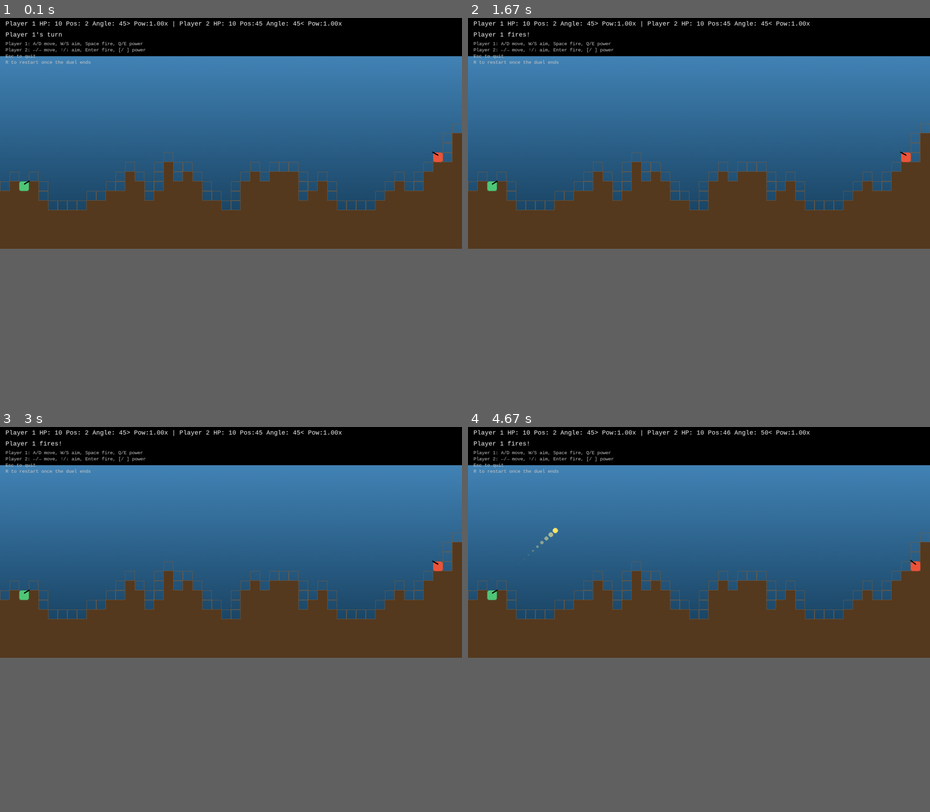
Above: before the commit, frames 1-4 (two rows, left to right).
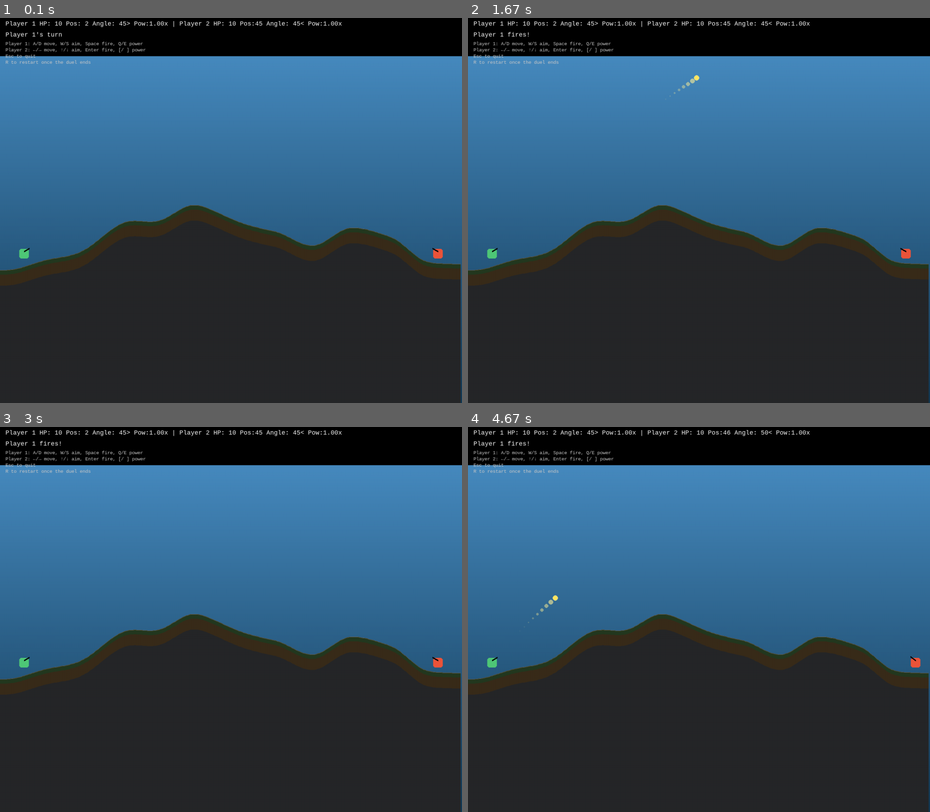
Above: after the commit, the same moments.

Repository: CKone/tanx-game
Game: pygame game, started from main.py
Two runs of this game, one before a commit and one after it. Both use one fixed random seed, a clock stepped at 60 frames per second and the inputs below.
Inputs:
- Up to frame 1 (0.1 s): no input
- Up to frame 2 (1.67 s): tap Space at 0.33 s
- Up to frame 3 (3 s): no input
- Up to frame 4 (4.67 s): hold Up 3.73-4.2 s; tap Space at 3.8, 4.1, 4.3, 4.6 s; tap E at 3.88 s; hold Right from 4.23 s (still down); tap  at 4.38 s
In our replay, the window is 899x455 before the commit and 899x755 after it. These sizes can differ from the game's own. Grey fills any space a smaller window leaves; there, only what the larger window draws over its background counts as a difference.

The runs differ from the first frame. In frame 1, 31% of the frame differs, in the area x 0-100%, y 27-100%; in frame 2, 31%, in the area x 0-100%, y 14-100%; in frame 3, 31%; in frame 4, 31%.

Commit message:
Adding smoother terrain

Diff:
--- a/tanx_game/game.py
+++ b/tanx_game/game.py
@@ -136,7 +136,7 @@
     def apply_shot_effects(self, result: ShotResult) -> None:
         impact_x, impact_y = result.impact_x, result.impact_y
         if impact_x is not None and impact_y is not None and result.hit_tank is None:
-            self.world.carve_square(impact_x, impact_y, self.crater_size)
+            self.world.carve_circle(impact_x, impact_y, self.explosion_radius)
         fatal_tank: Optional[Tank] = None
         if result.hit_tank:
             tank = result.hit_tank
--- a/tanx_game/pygame_game.py
+++ b/tanx_game/pygame_game.py
@@ -9,6 +9,7 @@
 
 try:
     import pygame
+    import pygame.gfxdraw
 except ImportError as exc:  # pragma: no cover - depends on runtime environment
     raise RuntimeError(
         "The pygame package is required to run the graphical version of Tanx."
@@ -592,6 +593,22 @@
             particle.vy += self.particle_gravity * dt
             particle.x += particle.vx * dt
             particle.y += particle.vy * dt
+            if -2 <= particle.x <= self.logic.world.width + 2:
+                surface = self.logic.world.ground_height(particle.x)
+                if surface is not None and particle.y >= surface - 0.05:
+                    gradient = 0.0
+                    left = self.logic.world.ground_height(particle.x - 0.25)
+                    right = self.logic.world.ground_height(particle.x + 0.25)
+                    if left is not None and right is not None:
+                        gradient = (right - left) * 0.3
+                    particle.y = surface - 0.05
+                    if particle.vy > 0:
+                        particle.vy = -particle.vy * 0.25
+                    particle.vx = (particle.vx + gradient) * 0.65
+                    if abs(particle.vx) < 0.04:
+                        particle.vx = 0.0
+                    if abs(particle.vy) < 0.04:
+                        particle.vy = 0.0
             alive.append(particle)
         self.particles = alive
 
@@ -607,6 +624,22 @@
             chunk.x += chunk.vx * dt
             chunk.y += chunk.vy * dt
             chunk.angle += chunk.angular_velocity * dt
+            if -4 <= chunk.x <= self.logic.world.width + 4:
+                surface = self.logic.world.ground_height(chunk.x)
+                if surface is not None and chunk.y >= surface - 0.1:
+                    gradient = 0.0
+                    left = self.logic.world.ground_height(chunk.x - 0.4)
+                    right = self.logic.world.ground_height(chunk.x + 0.4)
+                    if left is not None and right is not None:
+                        gradient = (right - left) * 0.4
+                    chunk.y = surface - 0.1
+                    if chunk.vy > 0:
+                        chunk.vy = -chunk.vy * 0.35
+                    chunk.vx = (chunk.vx + gradient) * 0.8
+                    if abs(chunk.vx) < 0.05:
+                        chunk.vx = 0.0
+                    if abs(chunk.vy) < 0.05:
+                        chunk.vy = 0.0
             alive.append(chunk)
         self.debris = alive
 
@@ -625,25 +658,83 @@
             pygame.draw.line(self.screen, color, (0, y), (width, y))
 
     def _draw_world(self) -> None:
+        world = self.logic.world
+        detail = world.detail
         offset_y = self.ui_height
-        for y, row in enumerate(self.logic.world.grid):
-            for x, solid in enumerate(row):
-                if solid:
-                    rect = pygame.Rect(
-                        x * self.cell_size,
-                        y * self.cell_size + offset_y,
-                        self.cell_size,
-                        self.cell_size,
-                    )
-                    pygame.draw.rect(self.screen, self.ground_color, rect)
-                elif self._neighboring_solid(x, y):
-                    rim_rect = pygame.Rect(
-                        x * self.cell_size,
-                        y * self.cell_size + offset_y,
-                        self.cell_size,
-                        self.cell_size,
-                    )
-                    pygame.draw.rect(self.screen, self.crater_rim_color, rim_rect, width=1)
+        bottom = world.height * self.cell_size + offset_y
+
+        surface_points: List[tuple[int, int]] = []
+        for hx in range(world.grid_width):
+            x_world = hx / detail
+            height = world.height_map[hx]
+            x_pix = int(round(x_world * self.cell_size))
+            y_pix = int(round(height * self.cell_size + offset_y))
+            surface_points.append((x_pix, y_pix))
+
+        if not surface_points:
+            return
+
+        light = pygame.math.Vector2(-0.35, -1.0)
+        if light.length_squared() > 0:
+            light = light.normalize()
+        rock_color = pygame.Color(110, 112, 118)
+        soil_color = pygame.Color(165, 126, 76)
+        grass_color = pygame.Color(104, 164, 92)
+        grass_thickness_px = int(self.cell_size * 0.45)
+        soil_thickness_px = int(self.cell_size * 1.6)
+
+        def shade(col: pygame.Color, factor: float) -> Tuple[int, int, int]:
+            return (
+                min(255, max(0, int(col.r * factor))),
+                min(255, max(0, int(col.g * factor))),
+                min(255, max(0, int(col.b * factor))),
+            )
+
+        for idx in range(len(surface_points) - 1):
+            x0, y0 = surface_points[idx]
+            x1, y1 = surface_points[idx + 1]
+            if x0 == x1:
+                continue
+            h0 = world.height_map[idx]
+            h1 = world.height_map[min(idx + 1, len(world.height_map) - 1)]
+            dx = (1.0 / detail)
+            dy = h1 - h0
+            tangent = pygame.math.Vector2(dx, dy)
+            if tangent.length_squared() == 0:
+                tangent = pygame.math.Vector2(0.0, 1.0)
+            normal = pygame.math.Vector2(-tangent.y, tangent.x)
+            if normal.length_squared() == 0:
+                normal = pygame.math.Vector2(0.0, 1.0)
+            normal = normal.normalize()
+            shade_factor = 0.35 + 0.65 * max(0.0, normal.dot(light))
+
+            rock_poly = [(x0, y0), (x1, y1), (x1, bottom), (x0, bottom)]
+            rock_col = shade(rock_color, shade_factor)
+            pygame.gfxdraw.filled_polygon(self.screen, rock_poly, rock_col)
+            pygame.gfxdraw.aapolygon(self.screen, rock_poly, rock_col)
+
+            soil_col = shade(soil_color, shade_factor)
+            soil_poly = [
+                (x0, y0),
+                (x1, y1),
+                (x1, min(bottom, y1 + soil_thickness_px)),
+                (x0, min(bottom, y0 + soil_thickness_px)),
+            ]
+            pygame.gfxdraw.filled_polygon(self.screen, soil_poly, soil_col)
+            pygame.gfxdraw.aapolygon(self.screen, soil_poly, soil_col)
+
+            grass_col = shade(grass_color, shade_factor)
+            grass_poly = [
+                (x0, y0),
+                (x1, y1),
+                (x1, min(bottom, y1 + grass_thickness_px)),
+                (x0, min(bottom, y0 + grass_thickness_px)),
+            ]
+            pygame.gfxdraw.filled_polygon(self.screen, grass_poly, grass_col)
+            pygame.gfxdraw.aapolygon(self.screen, grass_poly, grass_col)
+
+        # Draw iso-line for the terrain surface.
+        pygame.draw.aalines(self.screen, self.crater_rim_color, False, surface_points, blend=1)
 
     def _draw_tanks(self) -> None:
         offset_y = self.ui_height
@@ -757,15 +848,6 @@
             screen_x = x * self.cell_size - radius
             screen_y = y * self.cell_size + offset_y - radius
             self.screen.blit(overlay, (screen_x, screen_y))
-
-    def _neighboring_solid(self, x: int, y: int) -> bool:
-        for dx, dy in ((-1, 0), (1, 0), (0, -1), (0, 1)):
-            nx = x + dx
-            ny = y + dy
-            if 0 <= nx < self.logic.world.width and 0 <= ny < self.logic.world.height:
-                if self.logic.world.grid[ny][nx]:
-                    return True
-        return False
 
     def _draw_ui(self) -> None:
         tank_panel = " | ".join(tank.info_line() for tank in self.logic.tanks)
--- a/tanx_game/world.py
+++ b/tanx_game/world.py
@@ -1,9 +1,10 @@
-"""Procedural world generation and terrain handling for the Tanx game."""
+"""Procedural terrain representation using a high-resolution signed-distance field."""
 
 from __future__ import annotations
 
+import math
+import random
 from dataclasses import dataclass
-import random
 from typing import Iterable, List, Optional
 
 
@@ -12,103 +13,192 @@
     """Configuration options for terrain generation."""
 
     width: int = 48
-    height: int = 20
-    min_height: int = 4
-    max_height: int = 12
+    height: int = 36
+    min_height: float = 12.0
+    max_height: float = 26.0
     smoothing: int = 3
+    detail: int = 6  # number of SDF samples per gameplay cell
     seed: Optional[int] = None
 
 
 class World:
-    """A simple 2D destructible terrain represented on a grid."""
+    """Terrain described by a 2D signed-distance field derived from a height map."""
 
     def __init__(self, settings: Optional[TerrainSettings] = None) -> None:
         self.settings = settings or TerrainSettings()
         self.width = self.settings.width
         self.height = self.settings.height
-        self.grid: List[List[bool]] = [
-            [False for _ in range(self.width)] for _ in range(self.height)
+        self.detail = max(2, self.settings.detail)
+        self.grid_width = self.width * self.detail
+        self.grid_height = self.height * self.detail
+        self._rng = random.Random(self.settings.seed)
+
+        self.height_map: List[float] = [self.height * 0.5 for _ in range(self.grid_width)]
+        self._generate_height_map()
+
+    # ------------------------------------------------------------------
+    # Generation
+    def _generate_height_map(self) -> None:
+        rng = self._rng
+        min_h = self.settings.min_height
+        max_h = min(self.height - 2, self.settings.max_height)
+        span = self.grid_width
+        self.height_map = [0.0 for _ in range(span)]
+
+        layers = [
+            (self.detail * 18, 0.55),
+            (self.detail * 9, 0.3),
+            (self.detail * 4, 0.15),
         ]
-        self._generate()
-
-    def _generate(self) -> None:
-        rng = random.Random(self.settings.seed)
-        min_h = self.settings.min_height
-        max_h = self.settings.max_height
-        last_height = rng.randint(min_h, max_h)
-        column_heights: List[int] = []
-        for x in range(self.width):
-            delta = sum(rng.randint(-1, 1) for _ in range(self.settings.smoothing))
-            next_height = max(min_h, min(max_h, last_height + delta))
-            column_heights.append(next_height)
-            last_height = next_height
-        for x, column_height in enumerate(column_heights):
-            ground_start = self.height - column_height
-            for y in range(ground_start, self.height):
-                self.grid[y][x] = True
-
+        for spacing, strength in layers:
+            noise = self._value_noise(spacing)
+            amplitude = (max_h - min_h) * strength
+            for i in range(span):
+                self.height_map[i] += (noise[i] - 0.5) * amplitude
+
+        offset = (min_h + max_h) * 0.5
+        for i in range(span):
+            self.height_map[i] = max(min_h, min(max_h, offset + self.height_map[i]))
+
+        self._smooth_heights(0, span - 1, iterations=6)
+
+    # ------------------------------------------------------------------
+    # Queries
     def is_inside(self, x: int, y: int) -> bool:
         return 0 <= x < self.width and 0 <= y < self.height
+
+    def sample_sdf(self, x: float, y: float) -> float:
+        """Return signed distance (positive above ground, negative inside)."""
+
+        x = max(0.0, min(self.width - 1e-4, x))
+        base = x * self.detail
+        ix = int(math.floor(base))
+        fx = base - ix
+        h0 = self.height_map[ix]
+        h1 = self.height_map[min(ix + 1, self.grid_width - 1)]
+        height = h0 * (1 - fx) + h1 * fx
+        return height - y
 
     def is_solid(self, x: int, y: int) -> bool:
         if not self.is_inside(x, y):
             return False
-        return self.grid[y][x]
-
-    def carve_circle(self, cx: float, cy: float, radius: float) -> None:
-        """Remove terrain in a circular radius around a point."""
-
-        r_sq = radius * radius
-        min_x = max(int(cx - radius) - 1, 0)
-        max_x = min(int(cx + radius) + 1, self.width - 1)
-        min_y = max(int(cy - radius) - 1, 0)
-        max_y = min(int(cy + radius) + 1, self.height - 1)
-        for y in range(min_y, max_y + 1):
-            for x in range(min_x, max_x + 1):
-                dx = x + 0.5 - cx
-                dy = y + 0.5 - cy
-                if dx * dx + dy * dy <= r_sq:
-                    self.grid[y][x] = False
-
-    def carve_square(self, cx: float, cy: float, size: int = 4) -> None:
-        """Remove a square block of terrain centered on the impact point."""
-
-        if size <= 0:
-            return
-        half = size // 2
-        center_x = int(round(cx))
-        start_x = center_x - half
-
-        for x in range(start_x, start_x + size):
-            if not (0 <= x < self.width):
-                continue
-            top = self.highest_solid(x)
-            if top is None:
-                continue
-            for y in range(top, min(self.height, top + size)):
-                self.grid[y][x] = False
+        center_y = y + 0.5
+        hx = min(self.grid_width - 1, max(0, int((x + 0.5) * self.detail)))
+        height = self.height_map[hx]
+        return center_y >= height
 
     def highest_solid(self, x: int) -> Optional[int]:
-        """Return the highest (smallest y) solid cell in the column."""
-
         if not 0 <= x < self.width:
             return None
-        for y in range(self.height):
-            if self.grid[y][x]:
-                return y
-        return None
+        hx = min(self.grid_width - 1, max(0, int(x * self.detail)))
+        return int(math.floor(self.height_map[hx]))
 
     def surface_y(self, x: int) -> Optional[int]:
-        """Return the y coordinate the tank should stand on for a column."""
-
         top = self.highest_solid(x)
         if top is None:
             return None
-        return top - 1
-
+        return max(0, top - 1)
+
+    def ground_height(self, x_float: float) -> Optional[float]:
+        if x_float < 0 or x_float > self.width - 1e-4:
+            return None
+        base = x_float * self.detail
+        ix = int(math.floor(base))
+        fx = base - ix
+        h0 = self.height_map[ix]
+        h1 = self.height_map[min(ix + 1, self.grid_width - 1)]
+        return h0 * (1 - fx) + h1 * fx
+
+    # ------------------------------------------------------------------
+    # Terrain manipulation
+    def carve_circle(self, cx: float, cy: float, radius: float) -> None:
+        if radius <= 0:
+            return
+        detail = self.detail
+        start = max(0, int((cx - radius * 1.8) * detail))
+        end = min(self.grid_width - 1, int((cx + radius * 1.8) * detail))
+        if start > end:
+            return
+
+        crater_depth = radius * 0.7
+        for hx in range(start, end + 1):
+            x_world = hx / detail
+            dx = x_world - cx
+            dist = abs(dx)
+            if dist > radius * 1.8:
+                continue
+
+            current = self.height_map[hx]
+            # Bowl interior
+            if dist <= radius:
+                profile = math.cos((dist / radius) * math.pi) * 0.5 + 0.5
+                target = cy + profile * crater_depth
+                self.height_map[hx] = max(current, min(self.height - 1, target))
+            else:
+                # Slight rim elevation beyond the crater edge.
+                rim_span = radius * 0.6
+                if dist <= radius + rim_span:
+                    rim_t = 1 - (dist - radius) / rim_span
+                    rim_height = rim_t * (crater_depth * 0.2)
+                    self.height_map[hx] = max(self.settings.min_height, current - rim_height)
+
+        self._smooth_heights(start, end, iterations=4)
+
+    def carve_square(self, cx: float, cy: float, size: int = 4) -> None:
+        radius = max(1.0, size) / math.sqrt(2)
+        self.carve_circle(cx, cy, radius)
+
+    # ------------------------------------------------------------------
+    # Utilities
     def iter_rows(self) -> Iterable[str]:
         for y in range(self.height):
-            yield "".join("#" if cell else " " for cell in self.grid[y])
+            row_chars = []
+            center = y + 0.5
+            for x in range(self.width):
+                hx = min(self.grid_width - 1, max(0, int((x + 0.5) * self.detail)))
+                char = '#' if center >= self.height_map[hx] else ' '
+                row_chars.append(char)
+            yield ''.join(row_chars)
 
     def copy_grid(self) -> List[List[str]]:
-        return [["#" if cell else " " for cell in row] for row in self.grid]
+        return [list(row) for row in self.iter_rows()]
+
+    def highest_solid_high(self, hx: int) -> Optional[int]:
+        if not (0 <= hx < self.grid_width):
+            return None
+        height = self.height_map[hx]
+        return int(min(self.grid_height - 1, max(0, math.floor(height * self.detail))))
+
+    # ------------------------------------------------------------------
+    def _smooth_heights(self, start: int, end: int, iterations: int = 1) -> None:
+        if start >= end:
+            return
+        kernel = [0.15, 0.35, 0.35, 0.15]
+        half = len(kernel) // 2
+        temp = self.height_map[:]
+        for _ in range(iterations):
+            for hx in range(start, end + 1):
+                accum = 0.0
+                weight = 0.0
+                for k, w in enumerate(kernel):
+                    offset = k - half
+                    idx = min(max(start, hx + offset), end)
+                    accum += temp[idx] * w
+                    weight += w
+                self.height_map[hx] = max(self.settings.min_height, min(self.settings.max_height, accum / weight))
+            temp = self.height_map[:]
+
+    def _value_noise(self, spacing: int) -> List[float]:
+        spacing = max(1, spacing)
+        span = self.grid_width
+        control_count = span // spacing + 3
+        controls = [self._rng.random() for _ in range(control_count)]
+        noise = [0.0] * span
+        for hx in range(span):
+            idx = hx // spacing
+            local = (hx % spacing) / spacing
+            t = local * local * (3 - 2 * local)  # smoothstep
+            n0 = controls[idx]
+            n1 = controls[idx + 1]
+            noise[hx] = n0 * (1 - t) + n1 * t
+        return noise
